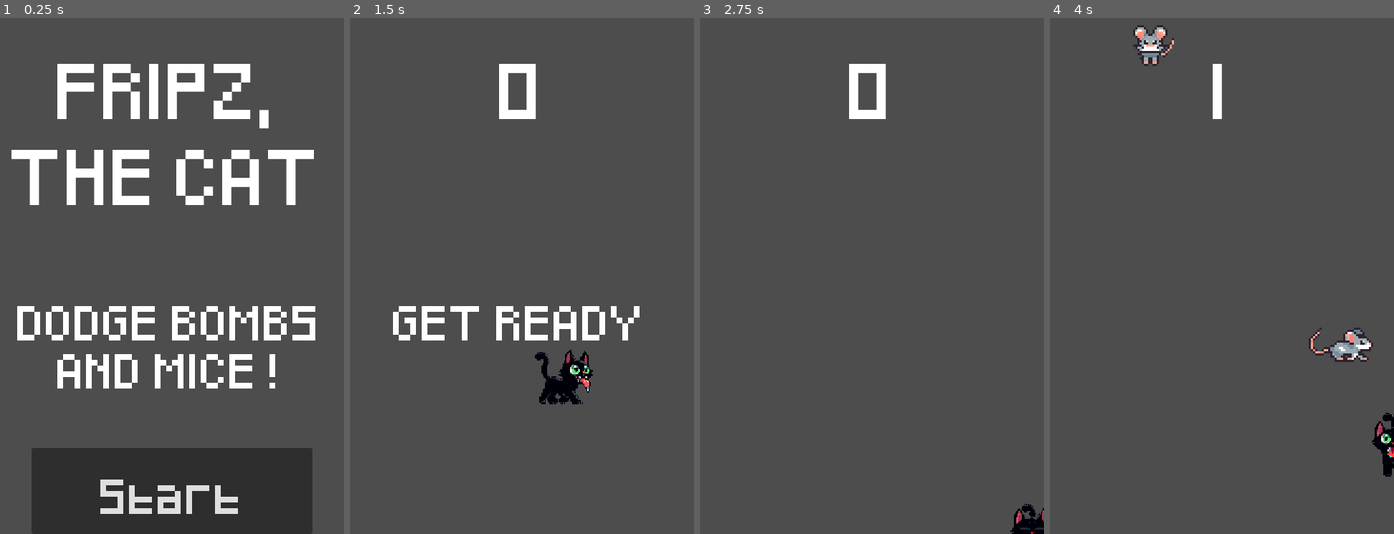
Above: before the commit, frames 1-4 (left to right).
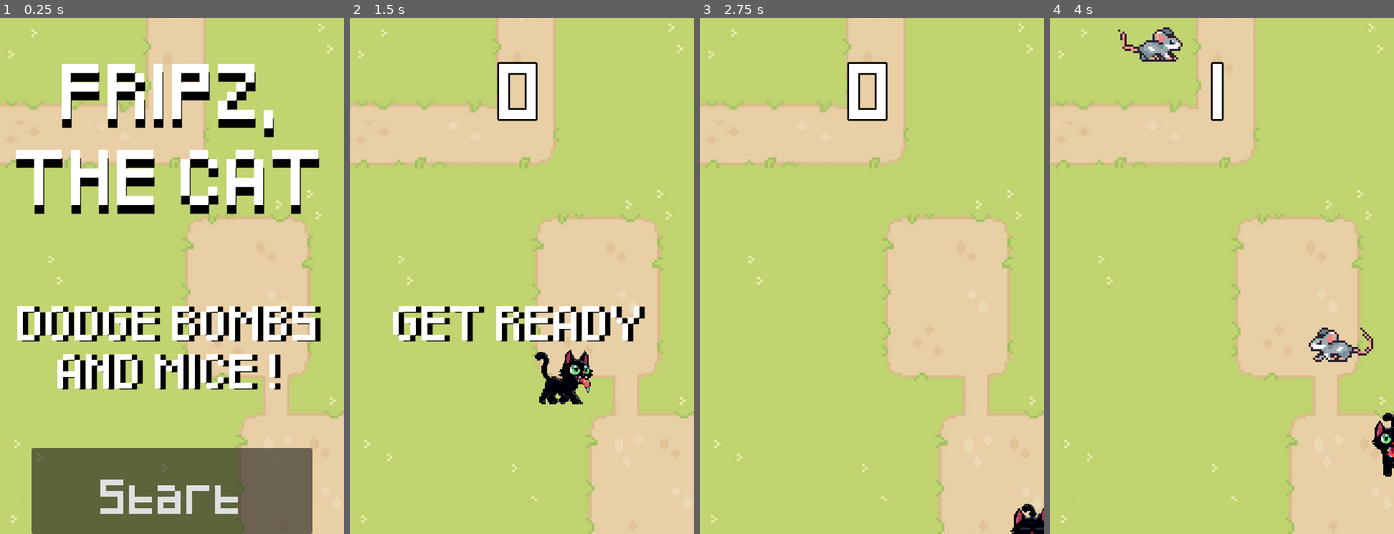
Above: after the commit, the same moments.

Repository: gaelmrc/projet_jeu
Game: Godot game, scene res://scenes/main.tscn
Two runs of this game, one before a commit and one after it. Both use one fixed random seed, a clock stepped at 60 frames per second and the inputs below.
Inputs:
- Up to frame 1 (0.25 s): no input
- Up to frame 2 (1.5 s): click "Start" at 0.5 s; tap Enter at 1.25 s; hold Right (move right) from 1.28 s (still down)
- Up to frame 3 (2.75 s): release Right (move right) at 2.03 s; hold Down (move down) from 2.03 s (still down)
- Up to frame 4 (4 s): release Down (move down) at 2.78 s; hold Right (move right) 2.78-3.53 s; hold Up (move up) from 3.53 s (still down)

The runs differ from the first frame. In frame 1, 90% of the frame differs, in the area x 0-100%, y 0-100%; in frame 2, 96%; in frame 3, 99%; in frame 4, 99%.

Commit message:
Add files via upload

Diff:
--- a/premier_jeu_godot/project.godot
+++ b/premier_jeu_godot/project.godot
@@ -14,6 +14,10 @@
 run/main_scene="res://scenes/main.tscn"
 config/features=PackedStringArray("4.2", "Forward Plus")
 config/icon="res://icon.svg"
+
+[autoload]
+
+GameManager="*res://scenes/GameManager.gd"
 
 [display]
 
@@ -43,3 +47,7 @@
 "events": [Object(InputEventKey,"resource_local_to_scene":false,"resource_name":"","device":0,"window_id":0,"alt_presse …(181 unchanged characters)…
 ]
 }
+
+[rendering]
+
+environment/defaults/default_clear_color=Color(0.301961, 0.278431, 0.301961, 1)
--- /dev/null
+++ b/premier_jeu_godot/scenes/GameManager.gd
@@ -0,0 +1,16 @@
+extends	Node
+
+var mob_position
+var current_animation
+var bomb_destroy
+
+signal position_updated(new_position)
+
+func update_position(new_position):
+	mob_position = new_position
+
+func update_animation(animation):
+	current_animation = animation
+
+func bomb_timer_end(boolean):
+	bomb_destroy = boolean
--- a/premier_jeu_godot/scenes/cat.tscn
+++ b/premier_jeu_godot/scenes/cat.tscn
@@ -186,7 +186,8 @@
 }]
 
 [sub_resource type="CapsuleShape2D" id="CapsuleShape2D_eb7ut"]
-height = 24.0
+radius = 6.4
+height = 16.0
 
 [node name="Cat" type="Area2D"]
 scale = Vector2(5, 5)
@@ -196,10 +197,10 @@
 texture_filter = 1
 scale = Vector2(0.3, 0.3)
 sprite_frames = SubResource("SpriteFrames_gjvkk")
-animation = &"lat"
+animation = &"up"
 
 [node name="CollisionShape2D" type="CollisionShape2D" parent="."]
-position = Vector2(-1.90735e-06, 3.2)
+position = Vector2(0, 2.38419e-07)
 shape = SubResource("CapsuleShape2D_eb7ut")
 
 [connection signal="body_entered" from="." to="." method="_on_body_entered"]
--- a/premier_jeu_godot/scenes/hud.tscn
+++ b/premier_jeu_godot/scenes/hud.tscn
@@ -10,14 +10,21 @@
 anchors_preset = 5
 anchor_left = 0.5
 anchor_right = 0.5
-offset_left = -64.0
-offset_right = 64.0
-offset_bottom = 180.0
+offset_left = -240.0
+offset_right = 240.0
+offset_bottom = 719.0
 grow_horizontal = 2
+theme_override_colors/font_shadow_color = Color(0, 0, 0, 1)
+theme_override_colors/font_outline_color = Color(0, 0, 0, 1)
+theme_override_constants/shadow_offset_x = 1
+theme_override_constants/shadow_offset_y = 0
+theme_override_constants/outline_size = 10
 theme_override_fonts/font = ExtResource("1_ni7ed")
 theme_override_font_sizes/font_size = 64
-text = "24"
+text = "10
+"
 horizontal_alignment = 1
+autowrap_mode = 3
 
 [node name="Message" type="Label" parent="."]
 anchors_preset = 7
@@ -31,6 +38,8 @@
 offset_bottom = 36.0
 grow_horizontal = 2
 grow_vertical = 0
+theme_override_colors/font_shadow_color = Color(0, 0, 0, 1)
+theme_override_constants/shadow_offset_x = 7
 theme_override_constants/line_spacing = -45
 theme_override_fonts/font = ExtResource("1_ni7ed")
 theme_override_font_sizes/font_size = 40
@@ -49,6 +58,7 @@
 offset_right = 196.0
 grow_horizontal = 2
 grow_vertical = 0
+theme_override_constants/outline_size = 0
 theme_override_fonts/font = ExtResource("1_ni7ed")
 theme_override_font_sizes/font_size = 40
 text = "Start
@@ -62,10 +72,12 @@
 anchors_preset = 5
 anchor_left = 0.5
 anchor_right = 0.5
-offset_left = -244.0
-offset_right = 232.0
-offset_bottom = 363.0
+offset_left = -240.0
+offset_right = 240.0
+offset_bottom = 356.0
 grow_horizontal = 2
+theme_override_colors/font_shadow_color = Color(0, 0, 0, 1)
+theme_override_constants/shadow_offset_y = 12
 theme_override_constants/line_spacing = -60
 theme_override_fonts/font = ExtResource("1_ni7ed")
 theme_override_font_sizes/font_size = 64
--- a/premier_jeu_godot/scenes/main.gd
+++ b/premier_jeu_godot/scenes/main.gd
@@ -31,24 +31,14 @@
 	var mob = mob_scene.instantiate()
 	var mob_spawn_location = get_node("MobPath/MobSpawnLocation")
 	mob_spawn_location.progress_ratio = randf()
-	if mob_spawn_location.progress_ratio < 0.2:
-		pass
-	elif mob_spawn_location.progress_ratio < 0.5:
-		pass
-	elif mob_spawn_location.progress_ratio < 0.7:
-		pass
-	elif mob_spawn_location.progress_ratio < 1:
-		pass
-
+	GameManager.update_position(mob_spawn_location.progress_ratio)
 	var direction = mob_spawn_location.rotation + PI/2;
-
-
 	mob.position = mob_spawn_location.position;
 
 	var velocity = Vector2(randf_range(150.0,250.0), 0.0)
 	mob.linear_velocity = velocity.rotated(direction)
 	add_child(mob)
-
+	#Si bombe alors démarrer le bombtimer, à la fin du bomb timer, virer la bombe.
 
 func _on_hud_start_game():
 	pass # Replace with function body.
--- a/premier_jeu_godot/scenes/main.tscn
+++ b/premier_jeu_godot/scenes/main.tscn
@@ -1,8 +1,9 @@
-[gd_scene load_steps=6 format=3 uid="uid://dke7t1d3vgqq7"]
+[gd_scene load_steps=7 format=3 uid="uid://dke7t1d3vgqq7"]
 
 [ext_resource type="Script" path="res://scenes/main.gd" id="1_0lcs8"]
 [ext_resource type="PackedScene" uid="uid://ciux38k0bf1a" path="res://scenes/cat.tscn" id="1_p36ap"]
 [ext_resource type="PackedScene" uid="uid://dst1yjwh8x277" path="res://scenes/mouse.tscn" id="2_ne4k0"]
+[ext_resource type="PackedScene" uid="uid://dpe2wkyqgurtw" path="res://scenes/viewport.tscn" id="3_cgifp"]
 [ext_resource type="PackedScene" uid="uid://to10rp3j7j48" path="res://scenes/hud.tscn" id="4_7xut6"]
 
 [sub_resource type="Curve2D" id="Curve2D_lsdnp"]
@@ -15,6 +16,8 @@
 script = ExtResource("1_0lcs8")
 mob_scene = ExtResource("2_ne4k0")
 
+[node name="Viewport" parent="." instance=ExtResource("3_cgifp")]
+
 [node name="Cat" parent="." instance=ExtResource("1_p36ap")]
 
 [node name="MobTimer" type="Timer" parent="."]
@@ -25,6 +28,8 @@
 [node name="StartTimer" type="Timer" parent="."]
 wait_time = 2.0
 one_shot = true
+
+[node name="BombTimer" type="Timer" parent="."]
 
 [node name="StartPosition" type="Marker2D" parent="."]
 position = Vector2(240, 500)
@@ -40,4 +45,5 @@
 [connection signal="timeout" from="MobTimer" to="." method="_on_mob_timer_timeout"]
 [connection signal="timeout" from="ScoreTimer" to="." method="_on_score_timer_timeout"]
 [connection signal="timeout" from="StartTimer" to="." method="_on_start_timer_timeout"]
+[connection signal="timeout" from="BombTimer" to="." method="_on_bomb_timer_timeout"]
 [connection signal="start_game" from="HUD" to="." method="new_game"]
--- a/premier_jeu_godot/scenes/mouse.gd
+++ b/premier_jeu_godot/scenes/mouse.gd
@@ -1,10 +1,29 @@
 extends RigidBody2D
-
 
 func _ready():
 	var mob_types = $AnimatedSprite2D.sprite_frames.get_animation_names()
-	$AnimatedSprite2D.play(mob_types[randi() % mob_types.size()])
+	var animation = mob_types[randi() % mob_types.size()]
+	var mob_position = GameManager.mob_position
+	GameManager.update_animation(animation)
+	if animation != "bomb":
+		if mob_position<0.2:
+			$AnimatedSprite2D.play("vertical")
+		elif mob_position<0.5:
+			$AnimatedSprite2D.flip_h = true
+			$AnimatedSprite2D.play("horizontal")
+		elif mob_position<0.7:
+			$AnimatedSprite2D.play("vertical")
+		else :
+			$AnimatedSprite2D.play("horizontal")
+	else :
+		$AnimatedSprite2D.play("bomb")
+		$BTimer.start()
 
+func _on_position_updated(new_position):
+	print("Nouvelle position reçue : ", new_position)
 
 func _on_visible_on_screen_notifier_2d_screen_exited():
 	queue_free()
+
+func _on_b_timer_timeout():
+	queue_free() # Replace with function body.
--- a/premier_jeu_godot/scenes/mouse.tscn
+++ b/premier_jeu_godot/scenes/mouse.tscn
@@ -213,8 +213,8 @@
 }]
 
 [sub_resource type="CapsuleShape2D" id="CapsuleShape2D_248vt"]
-radius = 8.0
-height = 22.0
+radius = 22.0
+height = 44.0
 
 [node name="RigidBody2D" type="RigidBody2D"]
 collision_mask = 0
@@ -226,9 +226,13 @@
 scale = Vector2(3, 3)
 sprite_frames = SubResource("SpriteFrames_1wvjx")
 animation = &"bomb"
-frame_progress = 0.457027
 
 [node name="VisibleOnScreenNotifier2D" type="VisibleOnScreenNotifier2D" parent="."]
 
 [node name="CollisionShape2D" type="CollisionShape2D" parent="."]
 shape = SubResource("CapsuleShape2D_248vt")
+
+[node name="BTimer" type="Timer" parent="."]
+wait_time = 1.6
+
+[connection signal="timeout" from="BTimer" to="." method="_on_b_timer_timeout"]
--- /dev/null
+++ b/premier_jeu_godot/scenes/viewport.tscn
@@ -0,0 +1,16 @@
+[gd_scene load_steps=2 format=3 uid="uid://dpe2wkyqgurtw"]
+
+[ext_resource type="Texture2D" uid="uid://cesws28yiifly" path="res://sprites/terrain3sprite.png" id="1_m5343"]
+
+[node name="Viewport" type="Node"]
+
+[node name="TextureRect" type="TextureRect" parent="."]
+process_priority = -10
+show_behind_parent = true
+z_index = -5
+z_as_relative = false
+texture_filter = 1
+offset_right = 480.0
+offset_bottom = 720.0
+texture = ExtResource("1_m5343")
+expand_mode = 1
Binary file added: premier_jeu_godot/sprites/terrain.png
Not shown, added: premier_jeu_godot/sprites/terrain.png.import
Binary file added: premier_jeu_godot/sprites/terrain2.png
Not shown, added: premier_jeu_godot/sprites/terrain2.png.import
Binary file added: premier_jeu_godot/sprites/terrain3.png
Not shown, added: premier_jeu_godot/sprites/terrain3.png.import
Binary file added: premier_jeu_godot/sprites/terrain3sprite.png
Not shown, added: premier_jeu_godot/sprites/terrain3sprite.png.import
